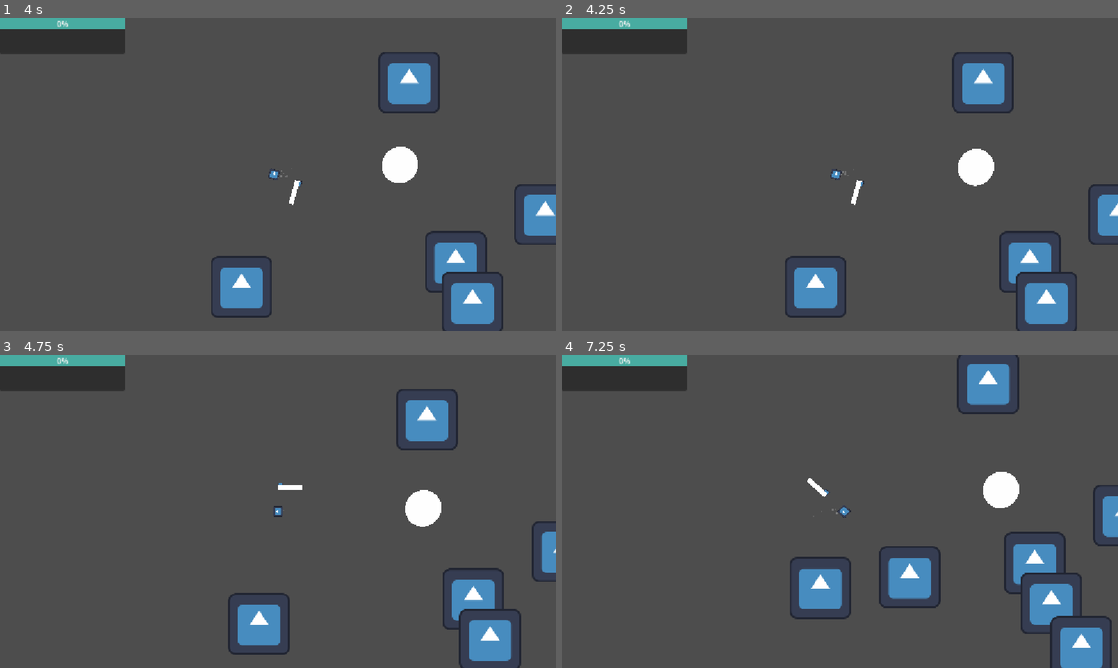
Above: before the commit, frames 1-4 (two rows, left to right).
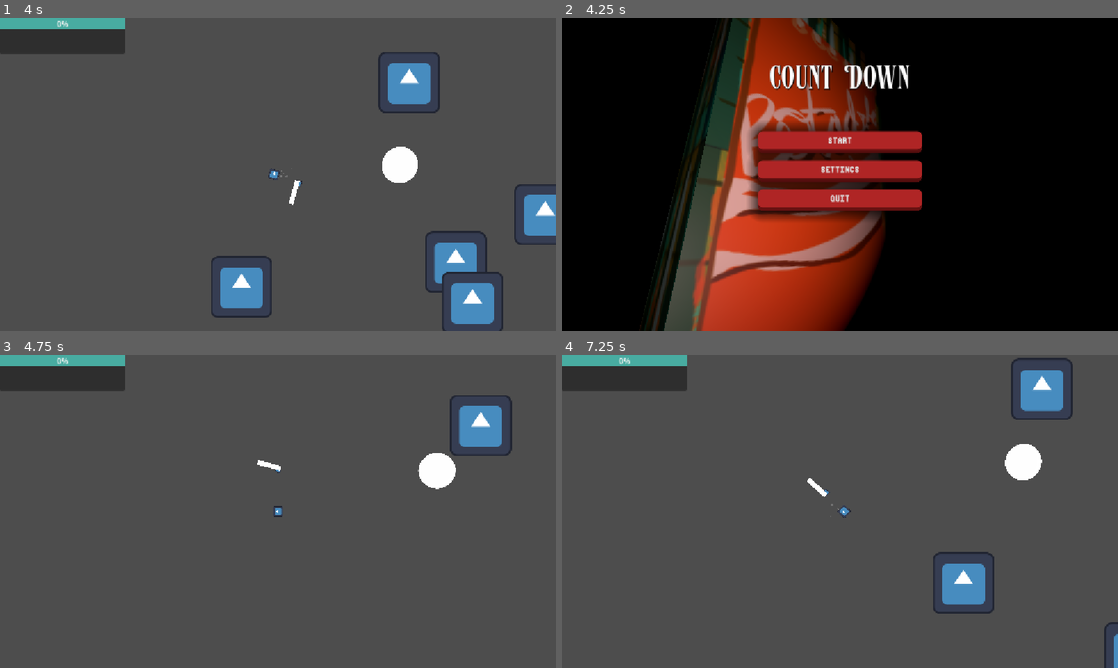
Above: after the commit, the same moments.

Repository: Mrbobbuilder69/GMTK_jam_2026
Game: Godot game, scene res://Scenes/test_scene_2.tscn
Two runs of this game, one before a commit and one after it. Both use one fixed random seed, a clock stepped at 60 frames per second and the inputs below. The engine's default icon, where the game draws it, is replaced by a stand-in: a white triangle on a blue panel in a dark square. Sound files missing from this copy of the repository are replaced by a short silence.
Inputs (mouse positions are in pixels of both pictures, inside the frame that each line leads up to):
- Up to frame 1 (4 s): move the mouse to (400, 158) at 0.52 s; hold D (Right) 0.53-1.28 s; tap F (f) at 0.6, 1.55, 2.3, 3.05, 3.6 s; move the mouse to (166, 190) at 1.27 s; hold S (Down) 1.28-2.03 s; tap Space (Dash) at 1.35 s; move the mouse to (333, 105) at 2.02 s; hold D (Right) 2.03-2.78 s; hold Shift (Sprint) 2.03-2.78 s; move the mouse to (250, 237) at 2.77 s; hold W (Up) 2.78-3.53 s; tap X (attack) at 2.85 s; move the mouse to (444, 221) at 3.52 s; hold A (Left) from 3.53 s (still down)
- Up to frame 2 (4.25 s): keep holding A (Left); tap Escape (esc) at 4.15 s
- Up to frame 3 (4.75 s): release A (Left) at 4.25 s; click (278, 480) at 4.25 s, where only the run after the commit has a clickable "Start"
- Up to frame 4 (7.25 s): move the mouse to (673, 464) at 5.02 s; hold A (Left) 5.03-5.78 s; tap C (melee) at 5.1 s; tap F (f) at 5.3, 5.85, 6.8 s; move the mouse to (867, 511) at 5.77 s; hold S (Down) 5.78-6.53 s; move the mouse to (756, 433) at 6.52 s; hold D (Right) from 6.53 s (still down); tap Space (Dash) at 6.6 s

Frame 1 is identical in both runs. In frame 2, 98% of the frame differs, in the area x 0-100%, y 0-100%; in frame 3, 7.9%; in frame 4, 11%.

Commit message:
Update player_movement.gd

Diff:
--- a/Scenes/Scripts/player_movement.gd
+++ b/Scenes/Scripts/player_movement.gd
@@ -39,10 +39,8 @@
 
 	prev_position = global_position
 
-	## Blood Increase
-
-	##if Input.is_action_just_pressed("f"):
-		##blood = clamp(blood + 5, MIN_BLD, MAX_BLD)
+	if Input.is_action_just_pressed("esc"):
+		get_tree().change_scene_to_file("res://Scenes/main_menu2.tscn")
 
 func _process(delta):
 	bloodbar.value = Global.blood
